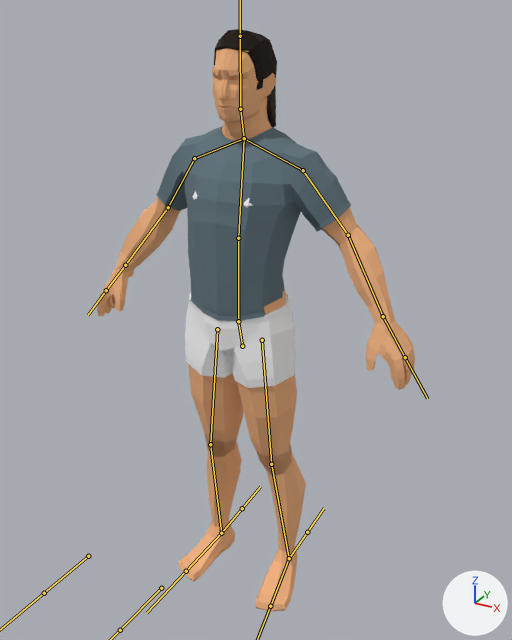
A saved change to the FBX model Assets/Rigs/HumanRig.fbx.
Before and after are seen from a 50 mm lens placed at (1.074, -1.861, 2.009), pointed at (0.039, 0.021, 1.068). Arrows for +X, +Y and +Z are at lower right; the lights stay in place. The bones that bend it are drawn over the model as lines.

Names of what the first picture shows: 'FemBase', 'FemHair1', 'FemHair2', 'MascBase', 'MascHair1', 'MascHair2', 'MascHair3', 'MascTShirt'.
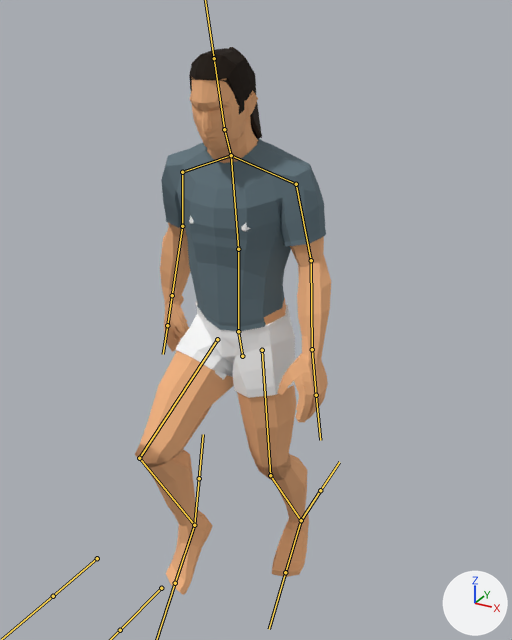
The newer file adds an action. The first version stands in its rest pose; the second is drawn at frame 22 of the action 'Rig|Walk'.

Where the change shows, as pixel boxes [x1, y1, x2, y2] in the pictures (512 x 640 px):
'FemBase', posed (36% narrower, 11% shorter)
    before: [104, 48, 400, 539]
    after: [135, 80, 323, 516]
'MascBase', posed
    before: [97, 49, 415, 611]
    after: [160, 77, 331, 595]
'MascTShirt', posed (15% narrower)
    before: [157, 126, 351, 321]
    after: [161, 138, 326, 331]
'MascHair1', posed
    before: [214, 29, 277, 100]
    after: [189, 48, 255, 117]
'MascHair2', posed
    before: [267, 84, 276, 127]
    after: [250, 102, 262, 139]
'FemHair2', posed
    before: [214, 50, 259, 81]
    after: [191, 47, 256, 105]
'FemHair1', posed (not visible afterwards)
    before: [217, 35, 277, 81]
'MascHair3', posed
    before: [219, 47, 236, 50]
    after: [194, 78, 213, 81]
bone 'Root', root to tip
    before: (242, 346) to (238, 322)
    after: (242, 356) to (238, 332)
bone 'Spine2', root to tip
    before: (238, 238) to (244, 138)
    after: (238, 249) to (231, 155)
bone 'UpperArm.L', root to tip
    before: (303, 170) to (348, 235)
    after: (296, 184) to (311, 260)
bone 'UpperArm.R', root to tip
    before: (194, 158) to (168, 207)
    after: (182, 172) to (182, 226)
bone 'UpperLeg.L', root to tip
    before: (262, 340) to (271, 464)
    after: (262, 350) to (270, 475)
bone 'LowerLeg.L', root to tip
    before: (271, 464) to (289, 558)
    after: (270, 475) to (301, 520)
bone 'Foot.L', root to tip
    before: (289, 558) to (270, 606)
    after: (301, 520) to (285, 572)
bone 'UpperLeg.R', root to tip
    before: (217, 329) to (210, 444)
    after: (217, 339) to (139, 458)
bone 'LowerLeg.R', root to tip
    before: (210, 444) to (221, 533)
    after: (139, 458) to (194, 525)
bone 'Foot.R', root to tip
    before: (221, 533) to (186, 571)
    after: (194, 525) to (175, 583)

The change in detail:
Bone 'Root' (bone_root) moves from (0.0, 0.0, 0.0) to (0.0, -0.035, 0.009).
Bone 'Spine2' (bone_spine2) turns from (0, 0, 0) to (15, 3, 0) degrees about its own x, y and z.
Bone 'UpperArm.L' (bone_upperarm_l) turns from (0, 0, 0) to (23, 1, -23) degrees about its own x, y and z.
Bone 'UpperArm.R' (bone_upperarm_r) turns from (0, 0, 0) to (0, -8, 21) degrees about its own x, y and z.
Bone 'UpperLeg.L' (bone_upperleg_l) turns from (0, 0, 0) to (2, -2, 1) degrees about its own x, y and z.
Bone 'LowerLeg.L' (bone_lowerleg_l) turns from (0, 0, 0) to (-26, -1, -4) degrees about its own x, y and z.
Bone 'Foot.L' (bone_foot_l) turns from (0, 0, 0) to (7, 3, 1) degrees about its own x, y and z.
Bone 'UpperLeg.R' (bone_upperleg_r) turns from (0, 0, 0) to (55, 2, -3) degrees about its own x, y and z.
Bone 'LowerLeg.R' (bone_lowerleg_r) turns from (0, 0, 0) to (-72, 6, 8) degrees about its own x, y and z.
Bone 'Foot.R' (bone_foot_r) turns from (0, 0, 0) to (-28, 6, 9) degrees about its own x, y and z.
